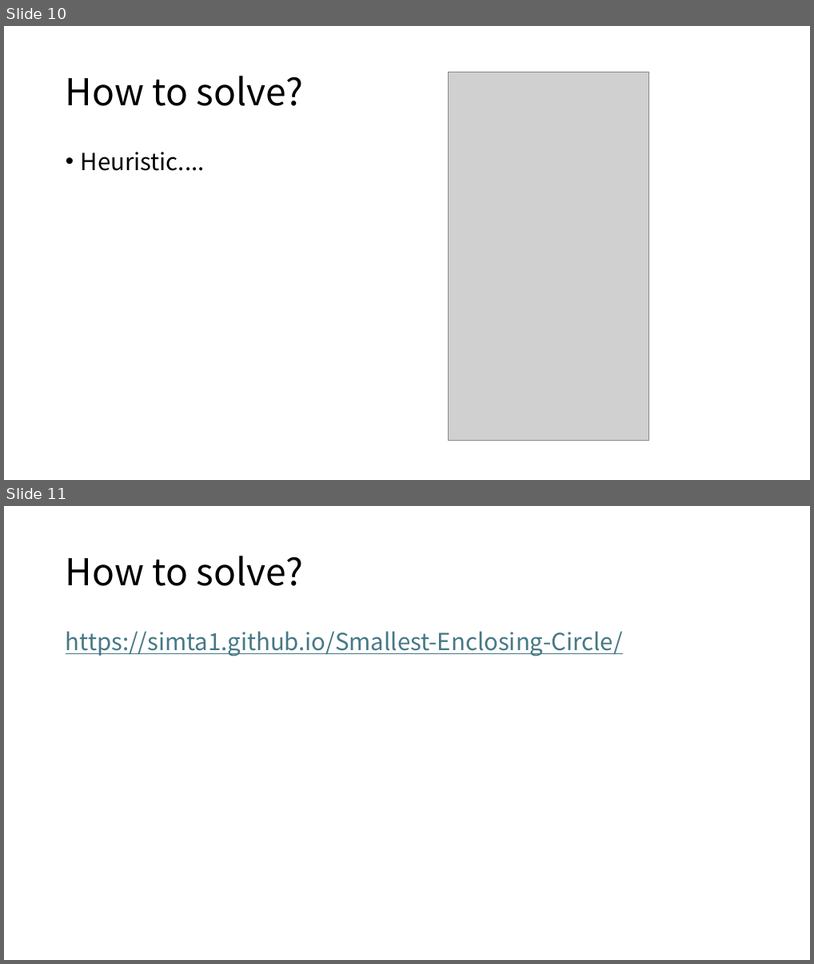
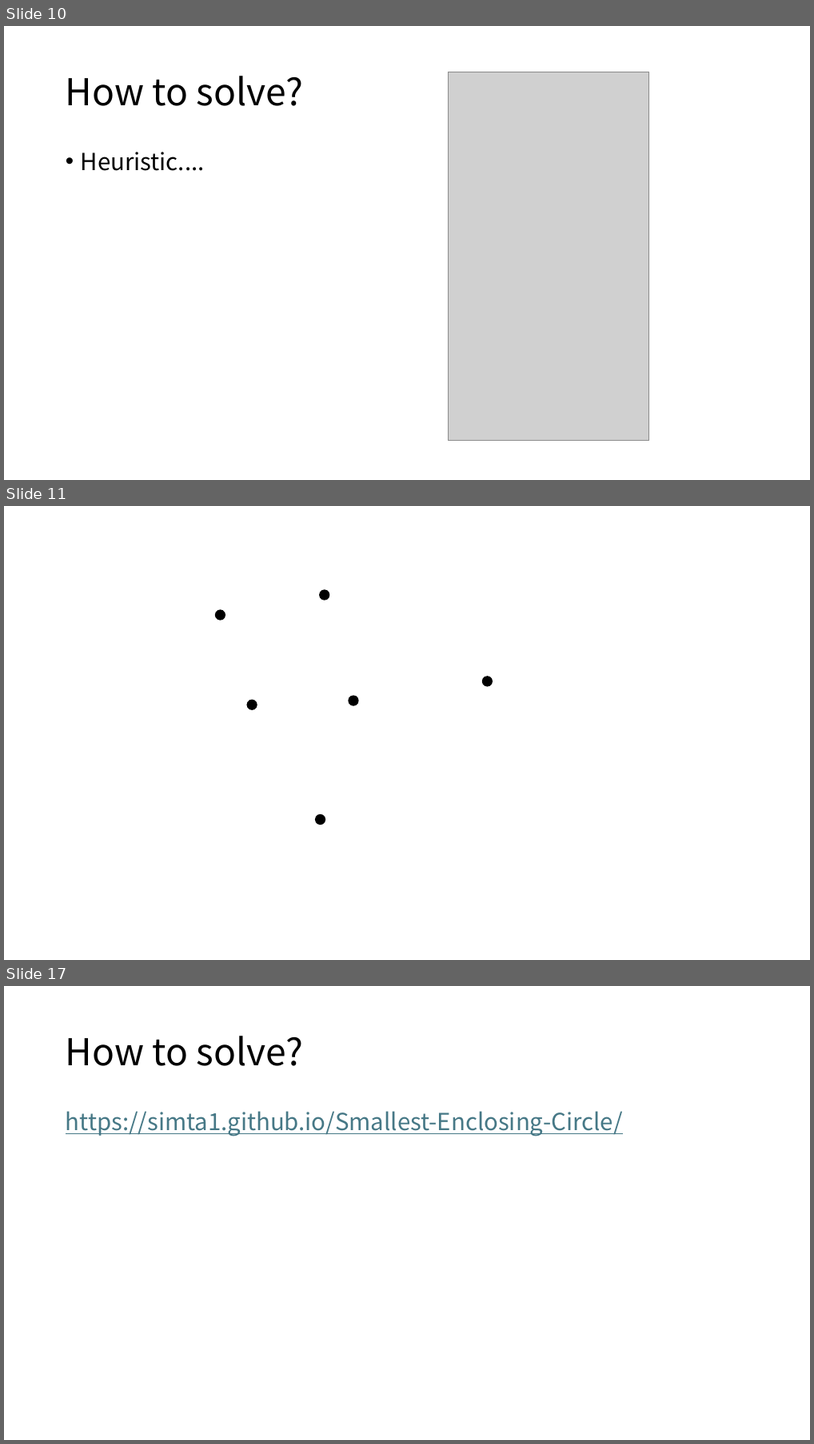
Before and after one commit to simta1/Smallest-Enclosing-Circle, a slide deck: slides/GPS최소외접원.pptx. Shown one above the other, each under a label of ours: slides 10 and 11 before the commit, slides 10, 11 and 17 after it; the slides between them are not shown. The pictures are 814x964 and 814x1444 pixels, drawn with LibreOffice and Linux fonts; fonts in the diff are those of the drawing; grey boxes stand for pictures. Boxes give left, top, right and bottom in pixels: in the first picture for what was removed or moved away, otherwise in the second. Text is boxed around its words. In the diff, an @@ line names an element or a change of style, - is before the commit and + after.

```diff
--- a/slides/GPS최소외접원.pptx
+++ b/slides/GPS최소외접원.pptx
@@ slide 11 added at <box>4,506,810,960</box>, background #FFFFFF @@
@@ ellipse added at <box>320,590,329,600</box>, fill #000000, outline #000000 1.5 pt @@
@@ ellipse added at <box>216,610,225,620</box>, fill #000000, outline #000000 1.5 pt @@
@@ ellipse added at <box>349,696,358,706</box>, fill #000000, outline #000000 1.5 pt @@
@@ ellipse added at <box>483,676,492,686</box>, fill #000000, outline #000000 1.5 pt @@
@@ ellipse added at <box>248,700,257,710</box>, fill #000000, outline #000000 1.5 pt @@
@@ ellipse added at <box>316,815,326,824</box>, fill #000000, outline #000000 1.5 pt @@
@@ what was slide 11 is now slide 17 @@
```
Also in this commit, not shown: 1 slide changed, 5 other slides added, 1 other file.
